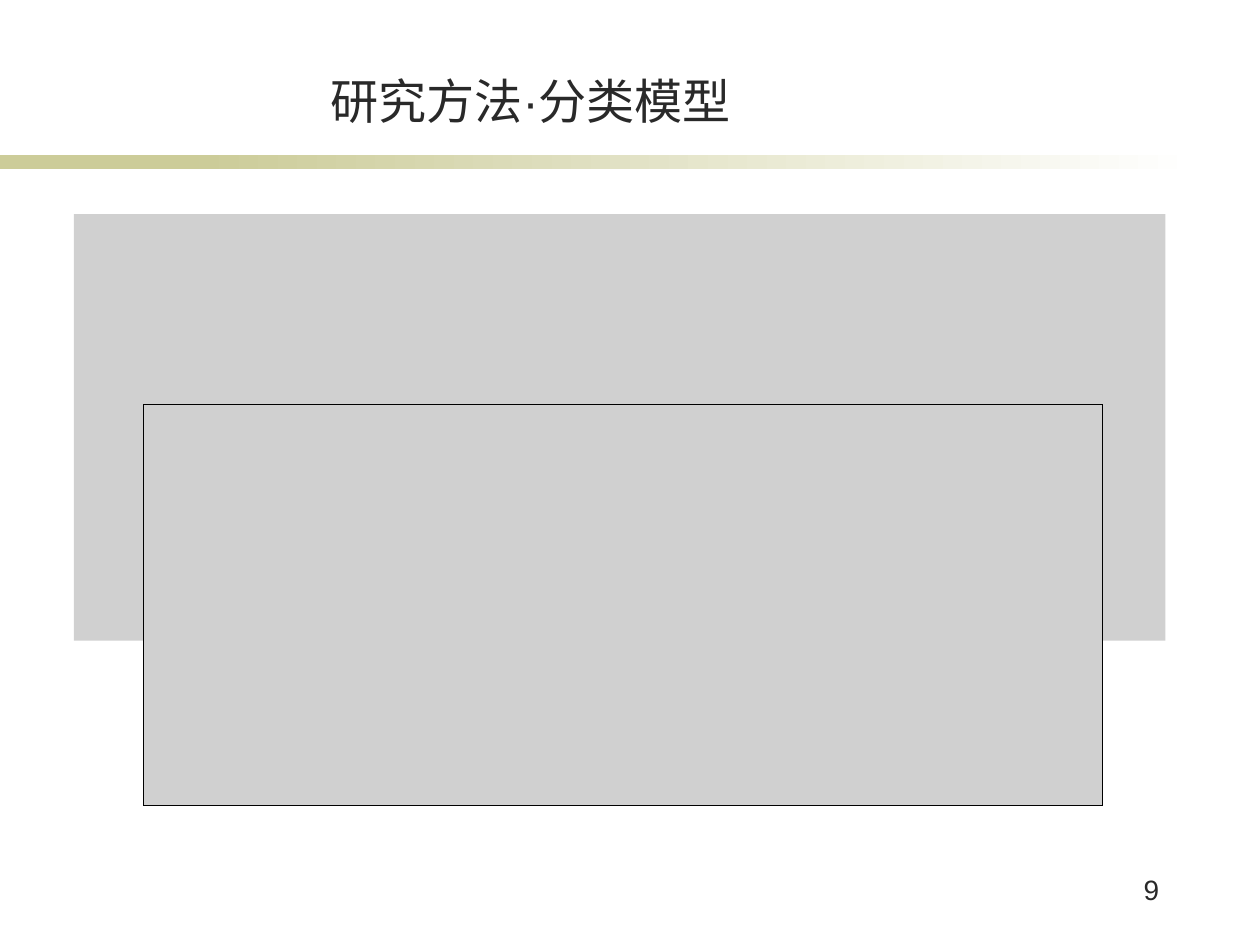
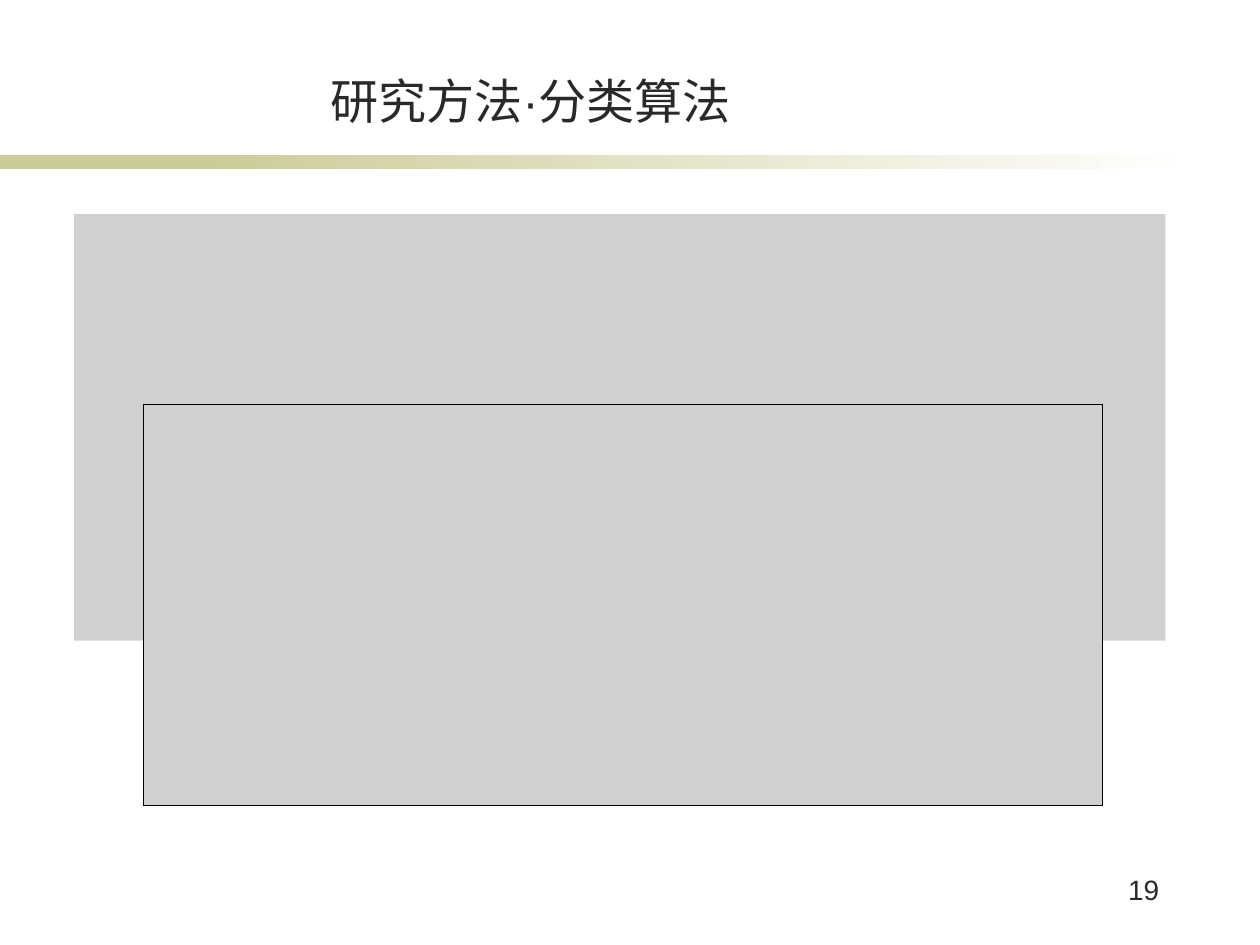
Before and after one commit to XuanBQ/SogouClientsPredict, a slide deck: slide 19 of bq_毕业答辩.pptx (slide 9 before the commit). Drawn at 1260x945 pixels with LibreOffice and Linux fonts; fonts in the diff are those of the drawing; grey boxes stand for pictures; background and template pictures are left out. Boxes give left, top, right and bottom in pixels: in the first picture for what was removed or moved away, otherwise in the second. Text is boxed around its words. In the diff, an @@ line names an element or a change of style, - is before the commit and + after.

```diff
--- a/bq_毕业答辩.pptx
+++ b/bq_毕业答辩.pptx
@@ title at [330,78,731,123]: text changed @@
-研究方法·分类模型
+研究方法·分类算法
@@ page number at [1128,880,1159,901]: text changed @@
-9
+19
```
Also in this commit, not shown: 13 other slides changed, 2 slides added, 1 slide removed, 4 other files.
